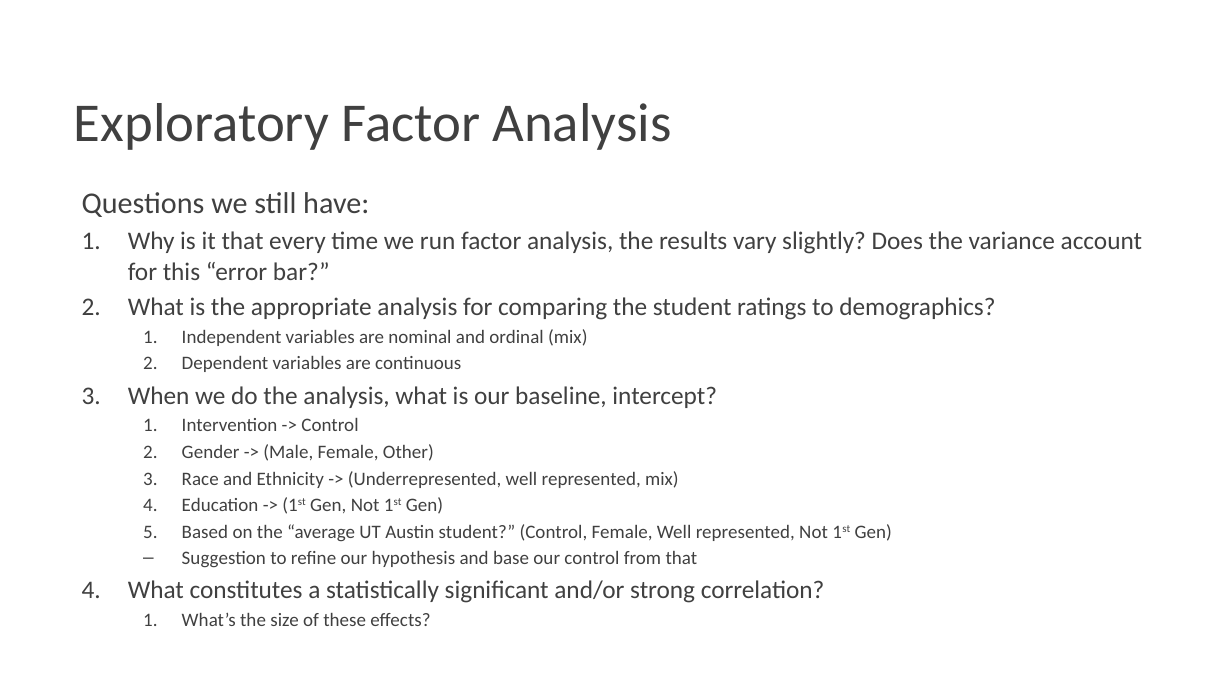
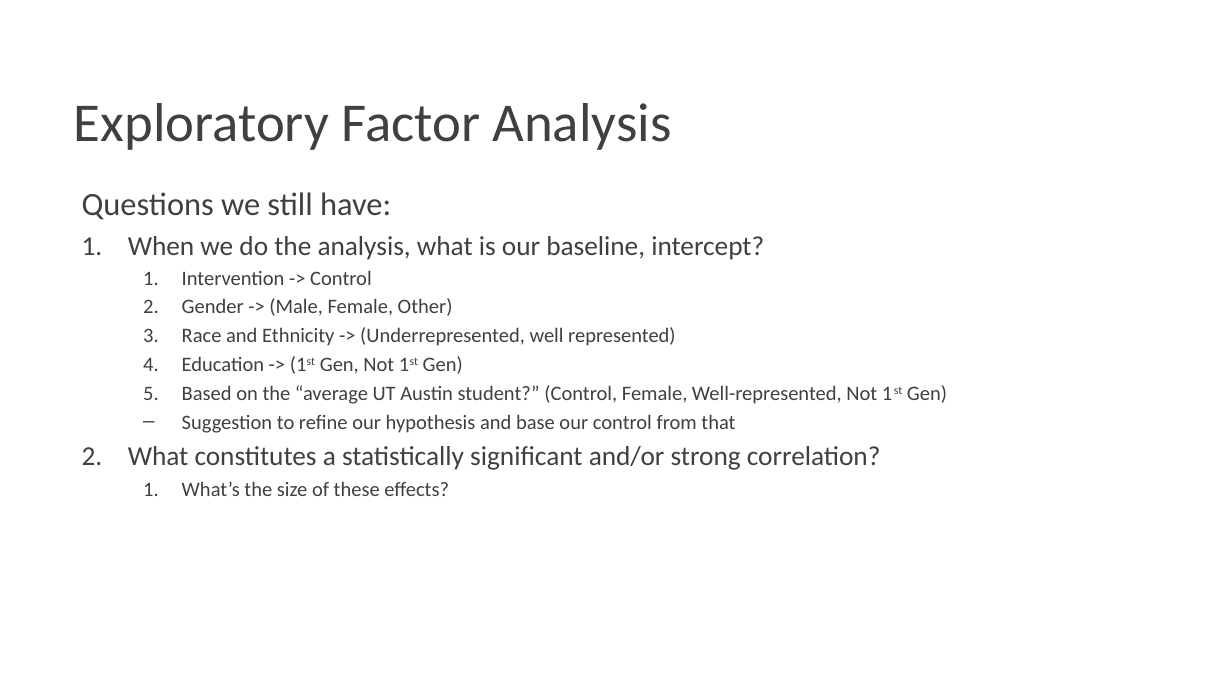
Before and after one commit to Pontigre/PER_analysis, a slide deck: slide 17 of Analysis_explanation.pptx (slide 19 before the commit). Drawn at 1232x693 pixels with LibreOffice and Linux fonts; fonts in the diff are those of the drawing; background and template pictures are left out. Boxes give left, top, right and bottom in pixels: in the first picture for what was removed or moved away, otherwise in the second. Text is boxed around its words. In the diff, an @@ line names an element or a change of style, - is before the commit and + after.

Commit message:
Updates Analysis Explanation PPT

```diff
--- a/Analysis_explanation.pptx
+++ b/Analysis_explanation.pptx
@@ text at [82,192,881,496]: size 17.6 to 19 pt in "Questions we still have:"; size 14.8 to 16 pt in "When we do the analysis, what is ...", "What constitutes a statistically significant and/or strong ..."; size 11.1 to 12 pt in "Intervention -> Control", "Gender -> (Male, Female, Other)", "Education -> (1st Gen, Not 1st Gen)", "Suggestion to refine our hypothesis and base ..." and 1 more places @@
@@ text at [128,231,1142,372]: paragraphs removed @@
-1. Why is it that every time we run factor analysis, the results vary slightly? Does the variance account for this “error bar?”
-2. What is the appropriate analysis for comparing the student ratings to demographics?
-  1. Independent variables are nominal and ordinal (mix)
-  2. Dependent variables are continuous
@@ text at [182,327,676,346]: text changed; size 11.1 to 12 pt @@
-  3. Race and Ethnicity -> (Underrepresented, well represented, mix)
+  3. Race and Ethnicity -> (Underrepresented, well represented)
@@ text at [182,385,947,404]: text changed; size 11.1 to 12 pt @@
-  5. Based on the “average UT Austin student?” (Control, Female, Well represented, Not 1st Gen)
+  5. Based on the “average UT Austin student?” (Control, Female, Well-represented, Not 1st Gen)
```
Also in this commit, not shown: 8 other slides changed, 9 slides added, 1 slide removed, 13 other files.
